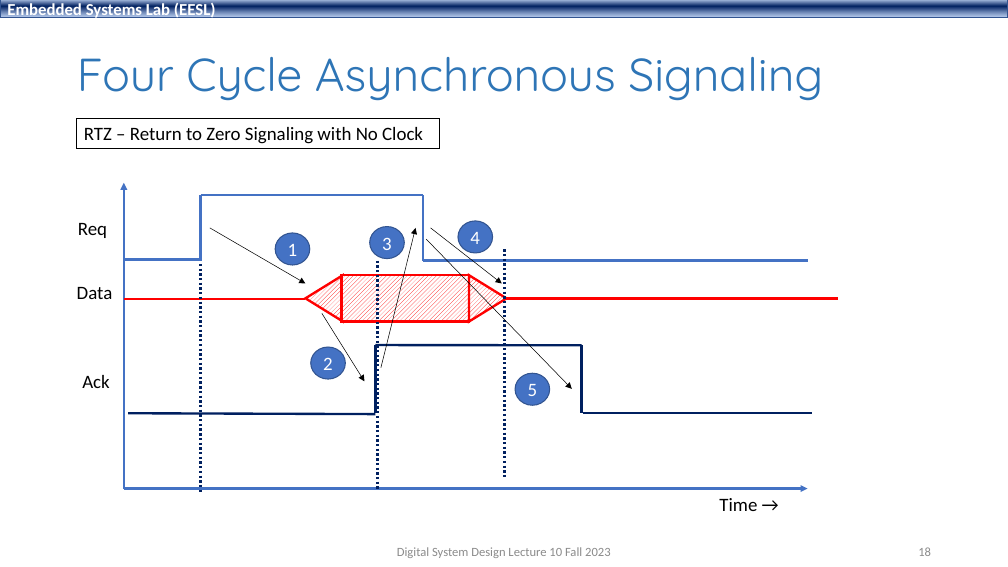
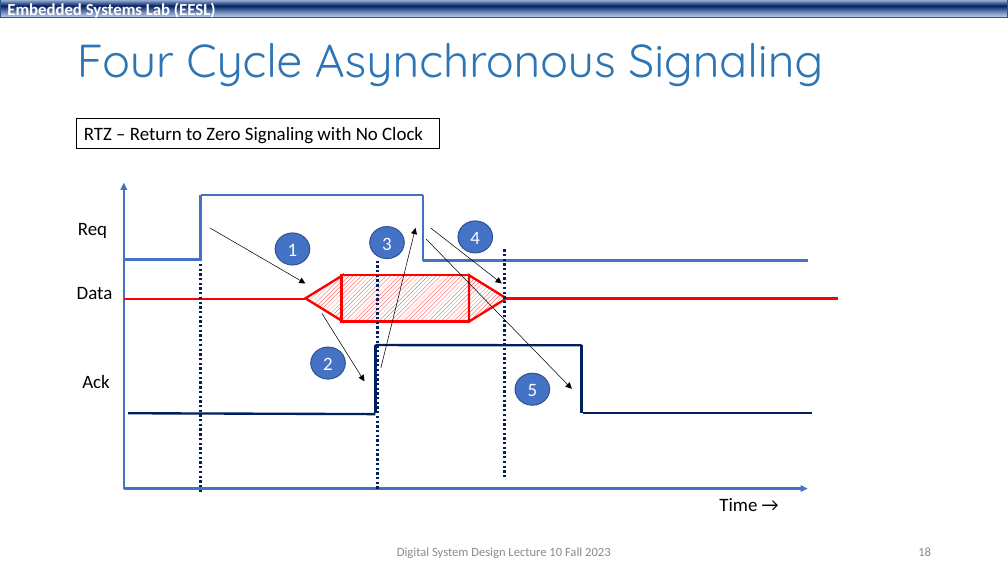
Before and after one commit to shahidmasud/shahidmasud.github.io, a slide deck: slide 18 of DSD_Lec10_Fall2023.ppsx. Drawn at 1008x567 pixels with LibreOffice and Linux fonts; fonts in the diff are those of the drawing; background and template pictures are left out. Boxes give left, top, right and bottom in pixels: in the first picture for what was removed or moved away, otherwise in the second. Text is boxed around its words. In the diff, an @@ line names an element or a change of style, - is before the commit and + after.

```diff
--- a/DSD_Lec10_Fall2023.ppsx
+++ b/DSD_Lec10_Fall2023.ppsx
@@ title "Four Cycle Asynchronous Signaling": place and size @@
-title "Four Cycle Asynchronous Signaling" at (77,57,823,101)
+title "Four Cycle Asynchronous Signaling" at (77,43,823,87)
```
Also in this commit, not shown: 16 other slides changed, 1 other file.
